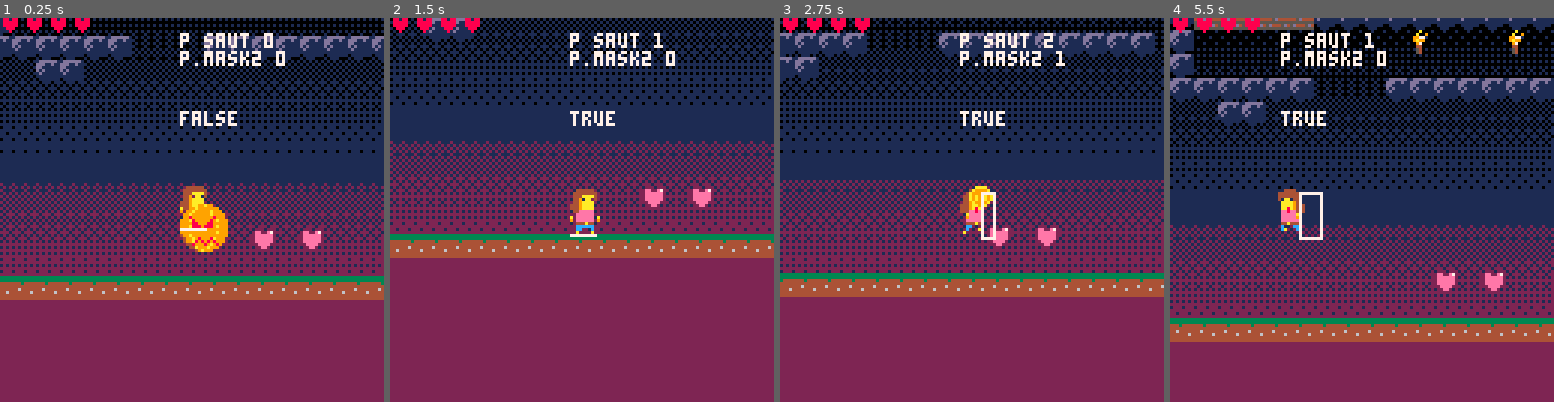
Above: before the commit, frames 1-4 (left to right).
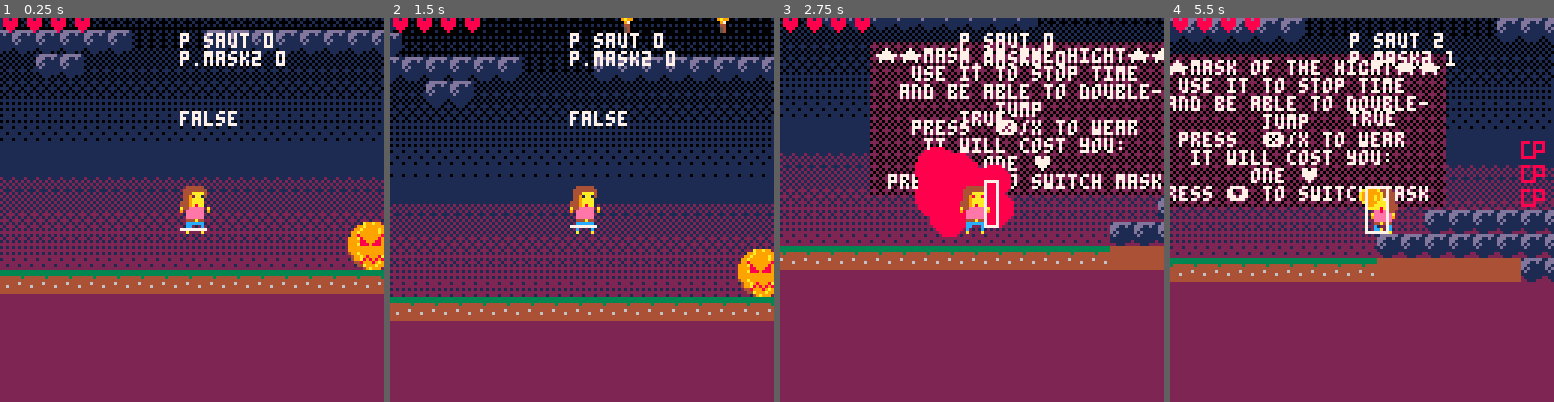
Above: after the commit, the same moments.

Repository: EmilieRobert33/SPOOKJAM
Game: PICO-8 cartridge sp4.p8
Two runs of this game, one before a commit and one after it. Both use one fixed random seed, a clock stepped at 60 frames per second and the inputs below.
Inputs:
- Up to frame 1 (0.25 s): no input
- Up to frame 2 (1.5 s): tap X (X key) at 0.33, 1.07 s; tap O (Z key) at 0.7 s
- Up to frame 3 (2.75 s): hold Right 1.6-2.1 s; tap O (Z key) at 1.7, 2.1, 2.5 s; tap X (X key) at 1.85 s; hold Right from 2.47 s (still down)
- Up to frame 4 (5.5 s): tap O (Z key) every 0.4 s from 2.9 to 5.3 s; tap X (X key) at 2.97, 4.08, 5.2 s; release Right at 3.03 s; hold Left 3.08-3.58 s; hold Right 4.02-4.68 s; hold Left from 5.08 s (still down)

The runs differ from the first frame. In frame 1, 13% of the frame differs, in the area x 0-100%, y 0-74%; in frame 2, 39%; in frame 3, 47%; in frame 4, 55%, in the area x 0-100%, y 0-85%.

Commit message:
infobulle2

Diff:
--- a/sp4.p8
+++ b/sp4.p8
@@ -123,6 +123,7 @@
 	cls()
  draw_fond()
  --sfx
+ draw_info(p.infob1,p.infob2)
 	draw_explosions()
 	draw_torches()
 
@@ -192,7 +193,6 @@
  --dessine la lave
  -------------------------------
  draw_lave()
- draw_info(p.infob1,p.infob2)
  -------------------------------
  --plat qui bouge
  --------------------------------
@@ -505,6 +505,7 @@
 			sfx(33)
 			mask2.sp = 105
 			mask2.taken = true
+   p.infob2=true
 		end
 	end
 end
@@ -1218,6 +1219,20 @@
   print ("   press  ❎/x to wear",mask.x-30,mask.y-50+24)
   print ("    it will cost you:",mask.x-30,mask.y-50+30)
   print ("           one ♥ ",mask.x-30,mask.y-50+36)
+ end
+ if i2 then
+  fillp(dither[8])
+  rectfill(mask2s[1].x-32,mask2s[1].y-52,mask2s[1].x+70,mask2s[1].y-2,2)
+  fillp()
+  color(7)
+  print ("★★mask of the hight★★",mask2s[1].x-30,mask2s[1].y-50)
+  print ("   use it to stop time",mask2s[1].x-30,mask2s[1].y-50+6)
+  print ("  and be able to double-",mask2s[1].x-30,mask2s[1].y-50+12)
+  print ("          jump",mask2s[1].x-30,mask2s[1].y-50+18)
+  print ("   press  ❎/x to wear",mask2s[1].x-30,mask2s[1].y-50+24)
+  print ("    it will cost you:",mask2s[1].x-30,mask2s[1].y-50+30)
+  print ("         one ♥ ",mask2s[1].x-30,mask2s[1].y-50+36)
+  print (" press ⬇️ to switch mask ",mask2s[1].x-30,mask2s[1].y-50+42)
  end
 end
 
@@ -1318,8 +1333,8 @@
 0000000000000000000000000000000000000000000000000000000000000000000000000000000000000000500000005000000000000000000000000000000000000000000000000000000000000000000000000000000000000000000000000000000000000000000000000000000000000000000000000000000000000000
 0000000000000000000000000000000000000000000000000000006000000000000000000000000000000000504343435000000000000000000000000000000000000000000000000000000000000000000000000000000000000000000000000000000000000000000000000000000000000000000000000000000000000000
 0000000000000000000000000000000000000000000000000000006000000000000000000000000000000000000000005000000000000000000000000000000000000000000000000000000000000000000000000000000000000000000000000000000000000000000000000000000000000000000000000000000000000000
-0000000000000000190000000000000000000000000000000000006000000000505050000050505000000000000000005000000000000000000000000000000000000000000000000000000000000000000000000000000000000000000000000000000000000000000000000000000000000000000000000000000000000000
-0000000000000000000000480048000000000000000000505050505050500000000000000000000000005050505050504000000000000000000000000000000000000000000000000000000000000000000000000000000000000000000000000000000000000000000000000000000000000000000000000000000000000000
+0000000000000000000000000000000000000000000000000000006000000000505050000050505000000000000000005000000000000000000000000000000000000000000000000000000000000000000000000000000000000000000000000000000000000000000000000000000000000000000000000000000000000000
+0000000000000000000000000000001900000000000000505050505050500000000000000000000000005050505050504000000000000000000000000000000000000000000000000000000000000000000000000000000000000000000000000000000000000000000000000000000000000000000000000000000000000000
 0000000000000000000000000000000000000000005050505050404040500909090909090909090909095040404040404000000000000000000000000000000000000000000000000000000000000000000000000000000000000000000000000000000000000000000000000000000000000000000000000000000000000000
 5151515151515151515151515151515151515151514141414141414040505252525252525252525252525040404040404000000000000000000000000000000000000000000000000000000000000000000000000000000000000000000000000000000000000000000000000000000000000000000000000000000000000000
 
